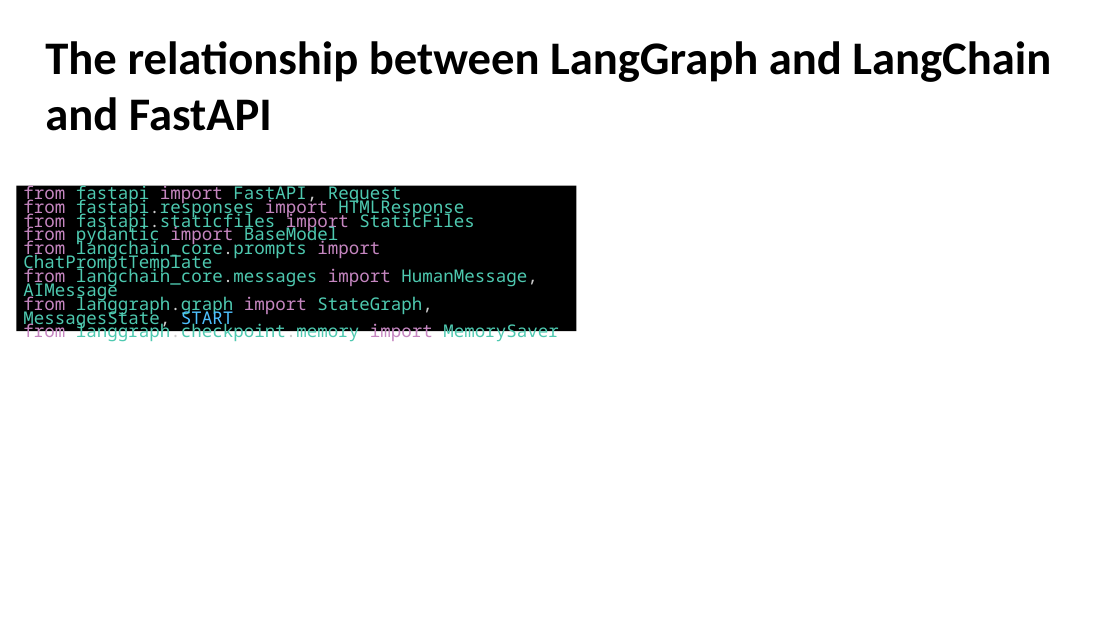
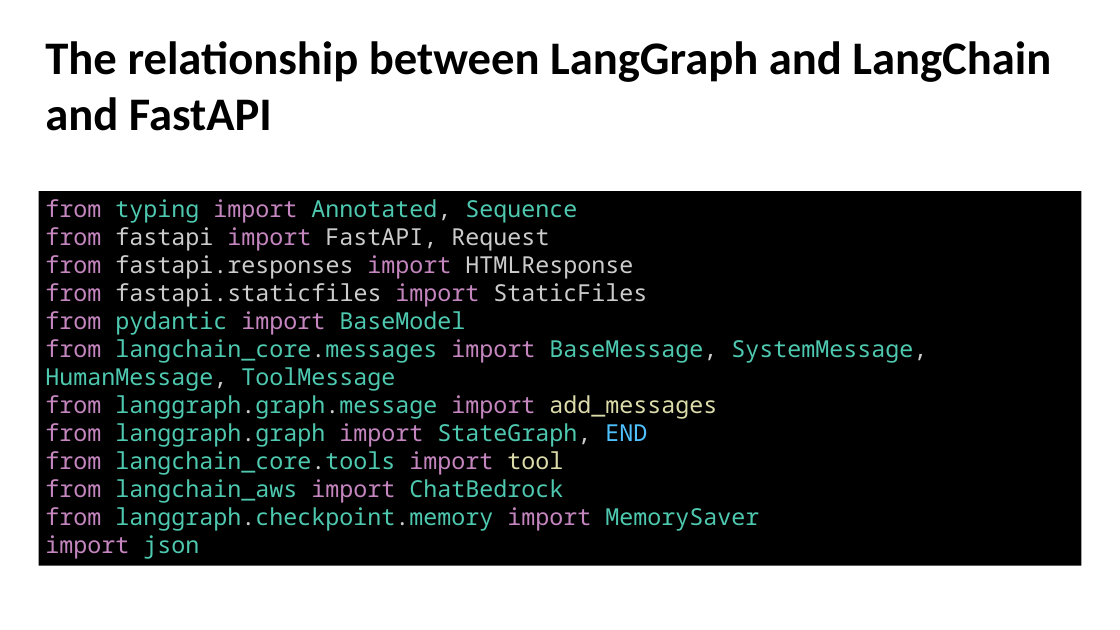
Before and after one commit to enoch-sit/proj01_chatbot_edu, a slide deck: slide 27 of week08/AI Agent Design III LangSmith-and-Evaluation-Frameworks.pptx (slide 28 before the commit). Drawn at 1120x630 pixels with LibreOffice and Linux fonts; fonts in the diff are those of the drawing. Boxes give left, top, right and bottom in pixels: in the first picture for what was removed or moved away, otherwise in the second. Text is boxed around its words. In the diff, an @@ line names an element or a change of style, - is before the commit and + after.

```diff
--- a/week08/AI Agent Design III LangSmith-and-Evaluation-Frameworks.pptx
+++ b/week08/AI Agent Design III LangSmith-and-Evaluation-Frameworks.pptx
@@ rectangle "from typing import Annotated, Sequence": place and size @@
-rectangle "from typing import Annotated, Sequence" at <box>17,186,577,331</box>
+rectangle "from typing import Annotated, Sequence" at <box>38,191,1082,566</box>
@@ text in rectangle at <box>45,199,577,223</box>: paragraph added @@
+from typing import Annotated, Sequence
@@ text in rectangle at <box>45,227,759,531</box>: size 18 to 24 pt in "from fastapi import FastAPI, Request", "from fastapi.responses import HTMLResponse", "from fastapi.staticfiles import StaticFiles", "from pydantic import BaseModel" and 1 more places; text colour #4EC9B0 to #CCCCCC in "fastapi FastAPI, Request", "fastapi.responses HTMLResponse", "fastapi.staticfiles StaticFiles"; line spacing 14.2pt to 1 @@
@@ text in rectangle at <box>45,339,927,503</box>: text changed; size 18 to 24 pt @@
-from langchain_core.prompts import ChatPromptTemplate
-from langchain_core.messages import HumanMessage, AIMessage
-from langgraph.graph import StateGraph, MessagesState, START
+from langchain_core.messages import BaseMessage, SystemMessage, HumanMessage, ToolMessage
+from langgraph.graph.message import add_messages
+from langgraph.graph import StateGraph, END
+from langchain_core.tools import tool
+from langchain_aws import ChatBedrock
@@ text in rectangle at <box>45,535,199,559</box>: paragraph added @@
+import json
```
Also in this commit, not shown: 8 other slides changed, 7 slides added, 2 slides removed, 6 other files.
